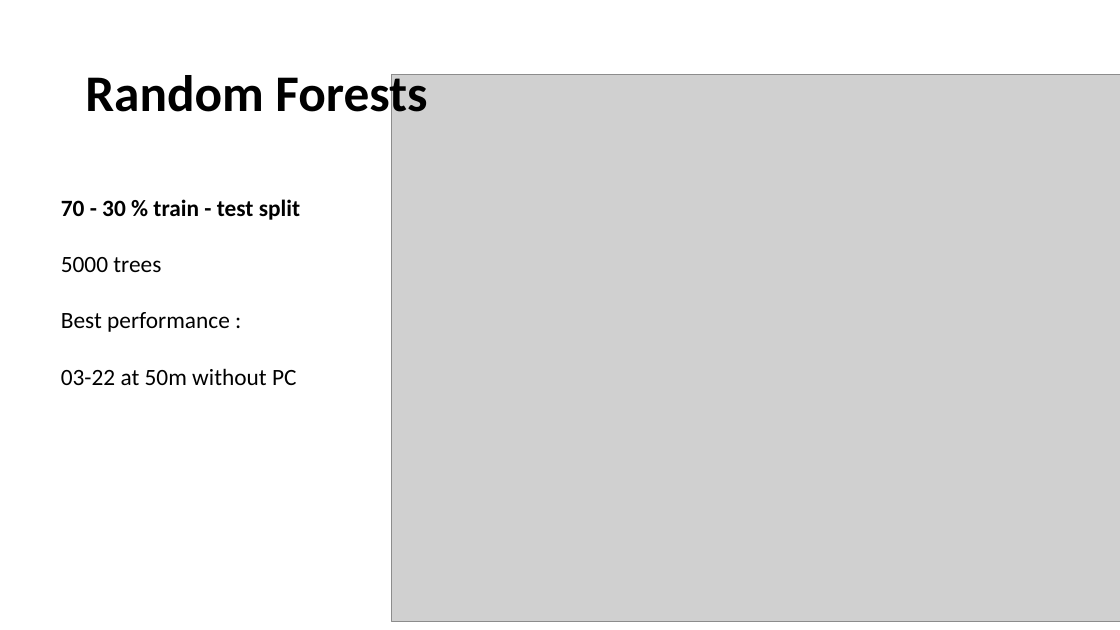
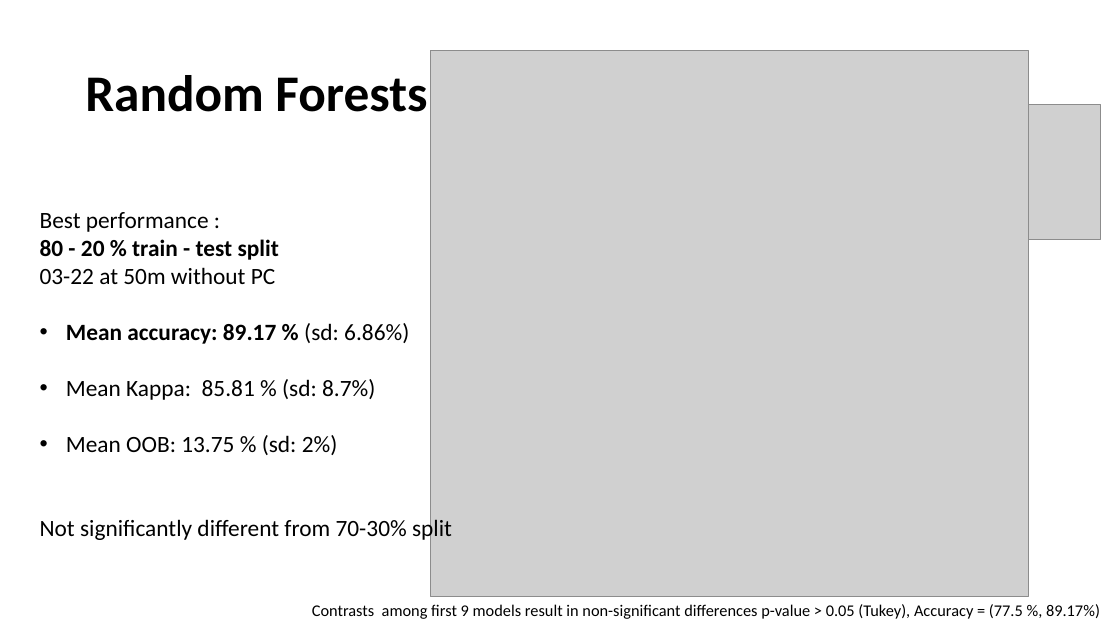
Before and after one commit to jaureguijara/DENSIPLANT_analysis, a slide deck: slide 18 of outputs/summary.pptx (slide 16 before the commit). Drawn at 1120x630 pixels with LibreOffice and Linux fonts; fonts in the diff are those of the drawing; grey boxes stand for pictures. Boxes give left, top, right and bottom in pixels: in the first picture for what was removed or moved away, otherwise in the second. Text is boxed around its words. In the diff, an @@ line names an element or a change of style, - is before the commit and + after.

```diff
--- a/outputs/summary.pptx
+++ b/outputs/summary.pptx
@@ picture: place and size @@
-picture at [392, 75, 1120, 621]
+picture at [430, 50, 1028, 597]
@@ picture added at [1019, 104, 1102, 239] @@
@@ text "Best performance :": place and size @@
-text "Best performance :" at [61, 199, 300, 385]
+text "Best performance :" at [40, 212, 452, 543]
@@ text at [61, 199, 300, 272]: paragraphs removed @@
-70 - 30 % train - test split
-5000 trees
@@ text at [40, 239, 279, 260]: paragraph added @@
+80 - 20 % train - test split
@@ text at [40, 267, 275, 284]: line spacing 2 to 1 @@
@@ text at [40, 323, 452, 543]: paragraphs added @@
+• Mean accuracy: 89.17 % (sd: 6.86%)
+• Mean Kappa: 85.81 % (sd: 8.7%)
+• Mean OOB: 13.75 % (sd: 2%)
+Not significantly different from 70-30% split
@@ text added at [312, 604, 1100, 619], 14 pt, text #000000 @@
+Contrasts among first 9 models result in non-significant differences p-value > 0.05 (Tukey), Accuracy = (77.5 %, 89.17%)
```
Also in this commit, not shown: 6 other slides changed, 2 slides added, 47 other files.
